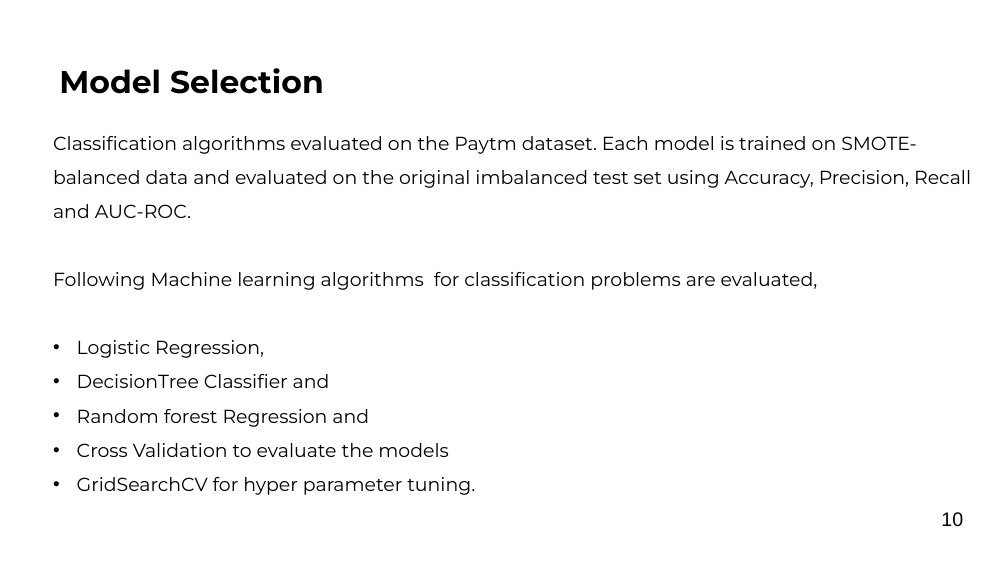
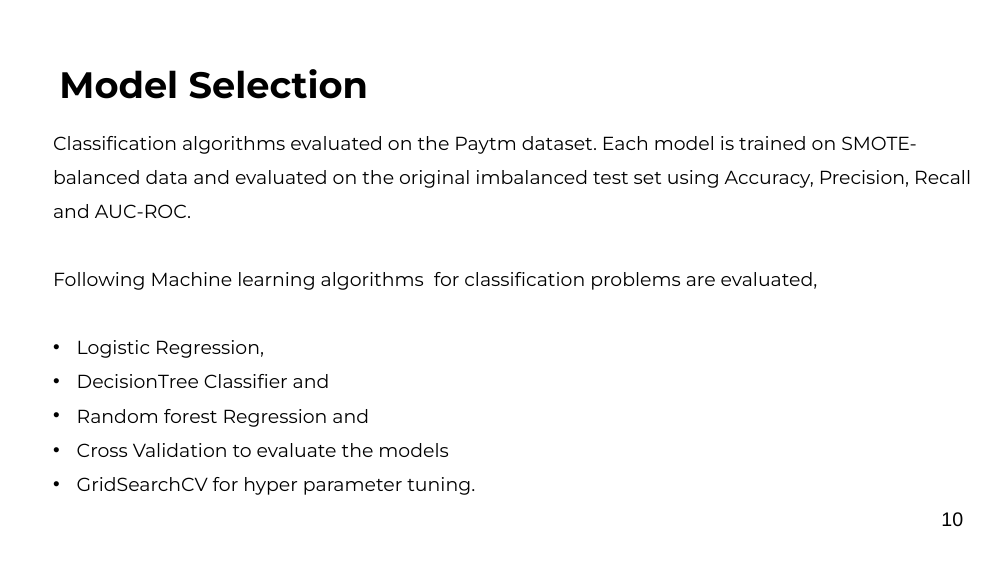
Before and after one commit to shraddhaGit-1813/DS_proj, a slide deck: slide 10 of ShraddhaTiwari - Final Presentation.pptx. Drawn at 1008x567 pixels with LibreOffice and Linux fonts; fonts in the diff are those of the drawing; background and template pictures are left out. Boxes give left, top, right and bottom in pixels: in the first picture for what was removed or moved away, otherwise in the second. Text is boxed around its words. In the diff, an @@ line names an element or a change of style, - is before the commit and + after.

```diff
--- a/ShraddhaTiwari - Final Presentation.pptx
+++ b/ShraddhaTiwari - Final Presentation.pptx
@@ text "Model Selection" at (x1=59, y1=69, x2=368, y2=99): size 30 to 35 pt @@
```
Also in this commit, not shown: 4 other slides changed, 4 slides added, 1 other file.
